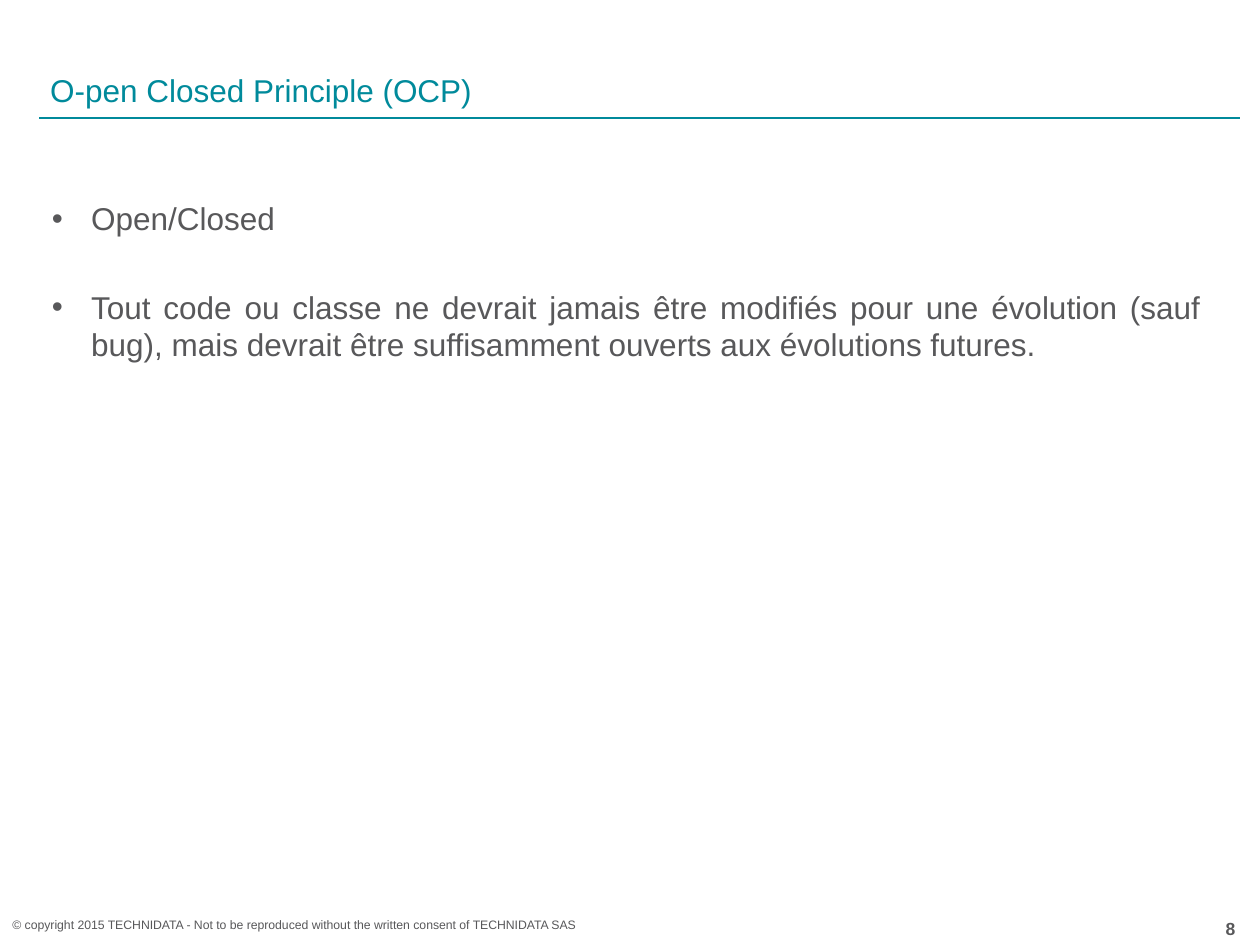
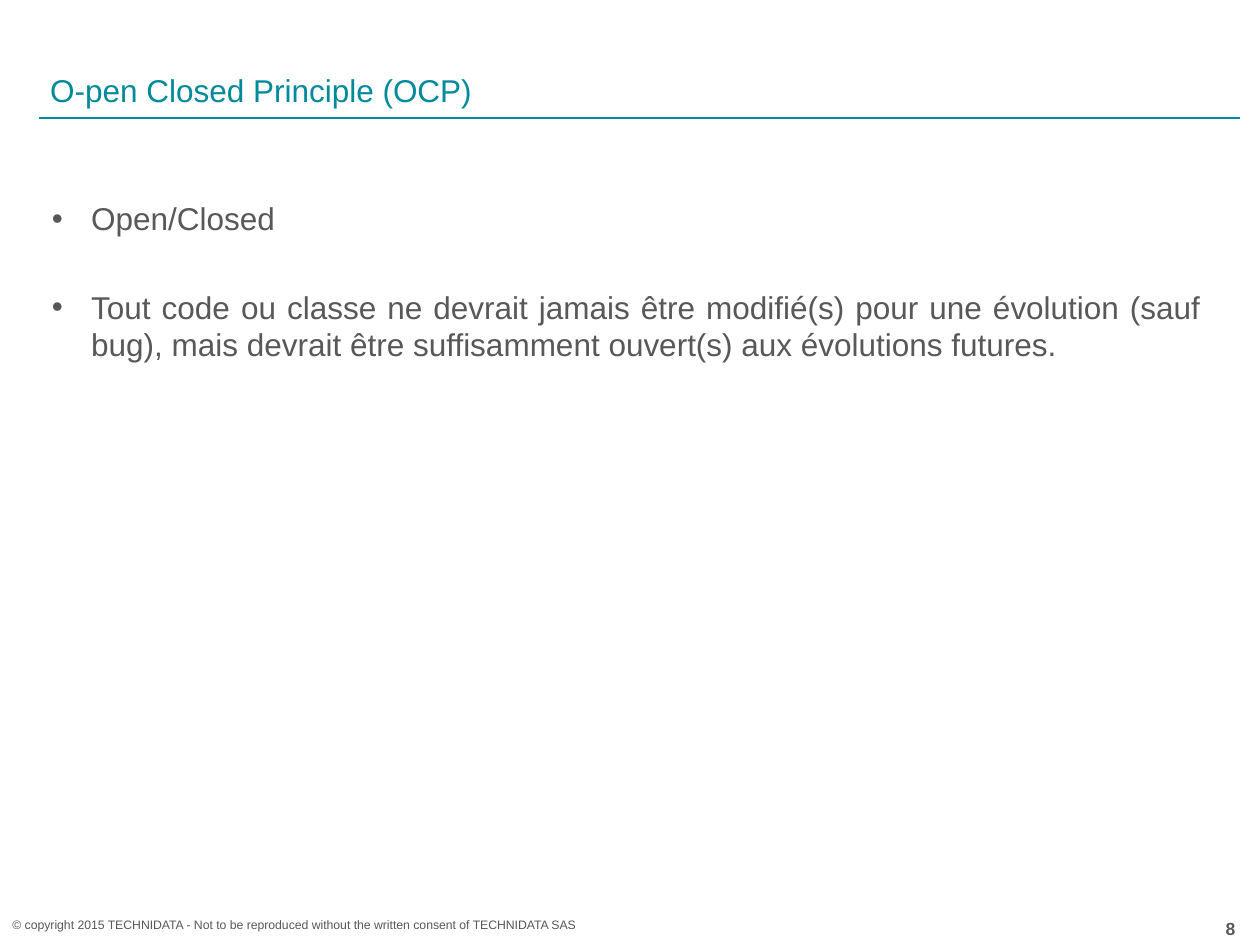
Before and after one commit to acoudene/ObjectCalisthenics, a slide deck: slide 8 of ObjectCalisthenics.pptx. Drawn at 1260x945 pixels with LibreOffice and Linux fonts; fonts in the diff are those of the drawing; background and template pictures are left out. Boxes give left, top, right and bottom in pixels: in the first picture for what was removed or moved away, otherwise in the second. Text is boxed around its words. In the diff, an @@ line names an element or a change of style, - is before the commit and + after.

Commit message:
Update powerpoint

```diff
--- a/ObjectCalisthenics.pptx
+++ b/ObjectCalisthenics.pptx
@@ text at <box>91,296,1200,362</box>: text changed @@
-• Tout code ou classe ne devrait jamais être modifiés pour une évolution (sauf bug), mais devrait être suffisamment ouverts aux évolutions futures.
+• Tout code ou classe ne devrait jamais être modifié(s) pour une évolution (sauf bug), mais devrait être suffisamment ouvert(s) aux évolutions futures.
```
